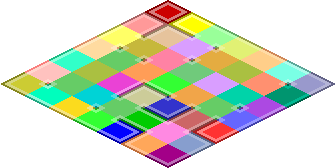
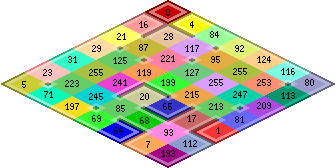
Two versions of the same layered image (336px x 168px). Layer-by-layer changes:
added layer "IDs" above "Center" over [22, 9, 314, 157]
